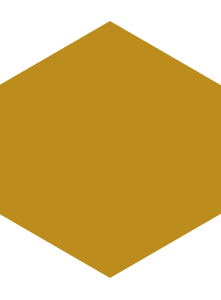
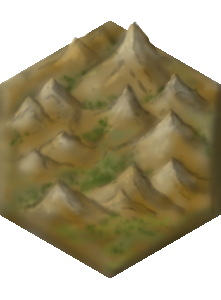
Before/after of a 221×300 layered artwork. What changed in the layer stack:
added group "Mountain" with 2 layers above "Ebene 3" over [0, 21, 221, 278]
added layer "Ebene 1 Kopie" (multiply) in group "Mountain" over [0, 21, 221, 278]
moved "Ebene 1" into group "Mountain", painted on it over [0, 21, 221, 278]
hid "Polygon 1" over [0, 21, 221, 278]
